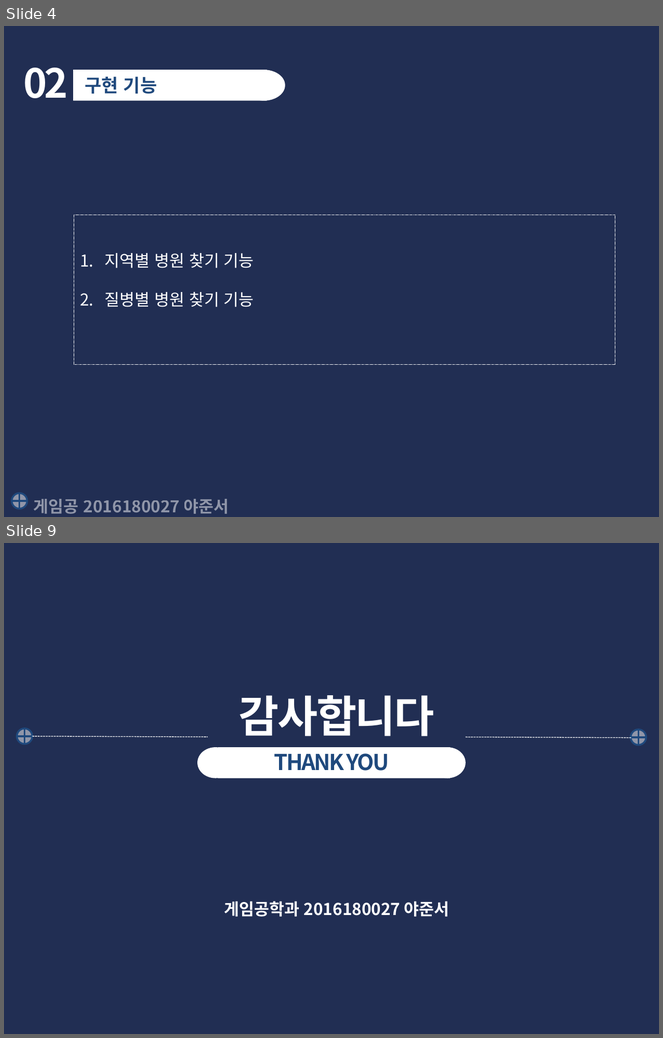
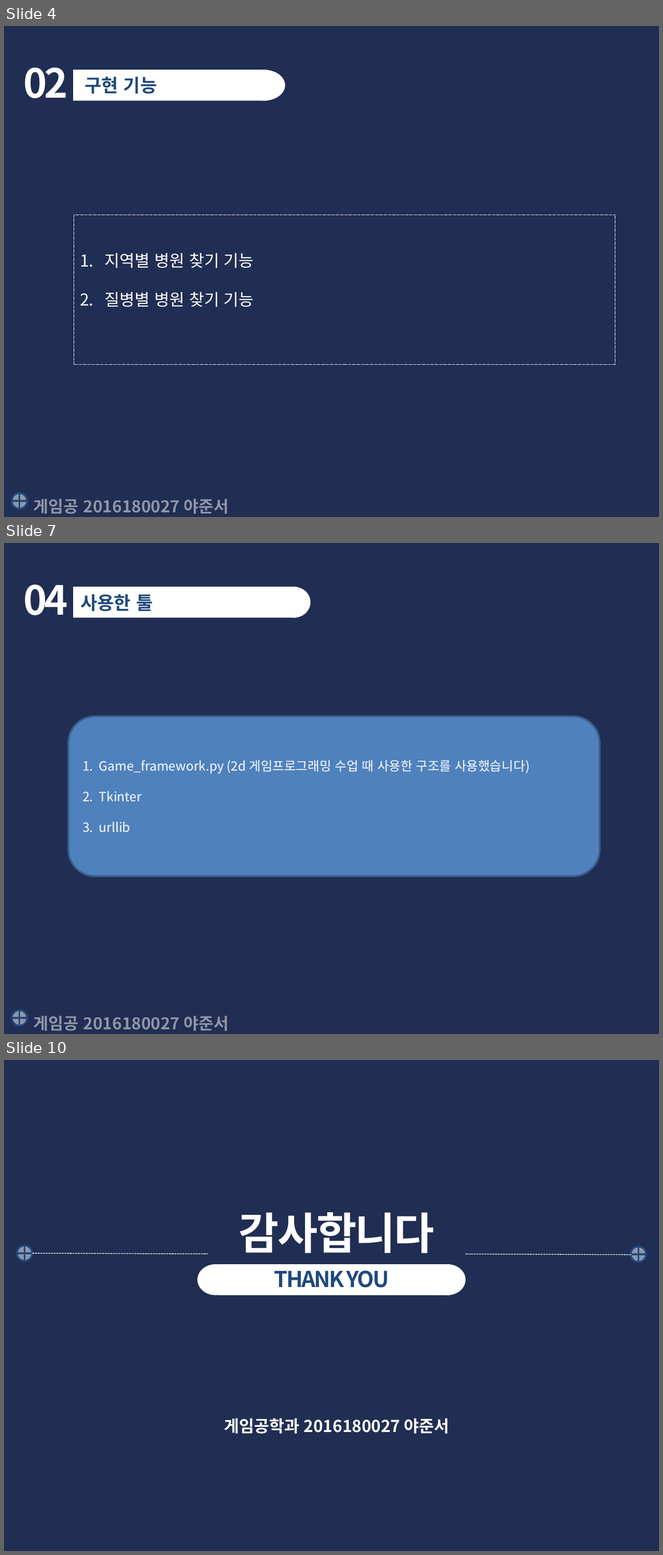
Before and after one commit to yajunseo/script-language-term-project, a slide deck: 발표/최종보고서-2016180027야준서.pptx. Shown one above the other, each under a label of ours: slides 4 and 9 before the commit, slides 4, 7 and 10 after it; the slides between them are not shown. The pictures are 663x1038 and 663x1555 pixels, drawn with LibreOffice and Linux fonts; fonts in the diff are those of the drawing. Boxes give left, top, right and bottom in pixels: in the first picture for what was removed or moved away, otherwise in the second. Text is boxed around its words. In the diff, an @@ line names an element or a change of style, - is before the commit and + after.

Commit message:
프로젝트 마무리
프로젝트 마무리 완료

```diff
--- a/발표/최종보고서-2016180027야준서.pptx
+++ b/발표/최종보고서-2016180027야준서.pptx
@@ slide 7 added at bbox=[4, 543, 659, 1034], background #212E53 @@
@@ text added at bbox=[23, 585, 68, 615], 44 pt, text #FFFFFF, bold @@
+04
@@ rectangle added at bbox=[74, 587, 297, 618], fill #FFFFFF @@
@@ ellipse added at bbox=[278, 587, 311, 618], fill #FFFFFF @@
@@ text added at bbox=[81, 594, 153, 611], 20 pt, text #1F497D, bold @@
+사용한 툴
@@ rounded rectangle added at bbox=[68, 717, 599, 876], fill #4F81BD, outline #3A5F8C 2 pt, 14 pt, text #FFFFFF @@
+1. Game_framework.py (2d 게임프로그래밍 수업 때 사용한 구조를 사용했습니다)
+2. Tkinter
+3. urllib
@@ flow chart or added at bbox=[12, 1011, 27, 1027], fill #FFFFFF at 50% opacity, outline #1F497D 2 pt @@
@@ text added at bbox=[34, 1016, 229, 1031], 18 pt, text #FFFFFF at 50% opacity, bold @@
+게임공 2016180027 야준서
@@ what was slide 9 is now slide 10 @@
```
Also in this commit, not shown: 6 slides changed, 1 other file.
